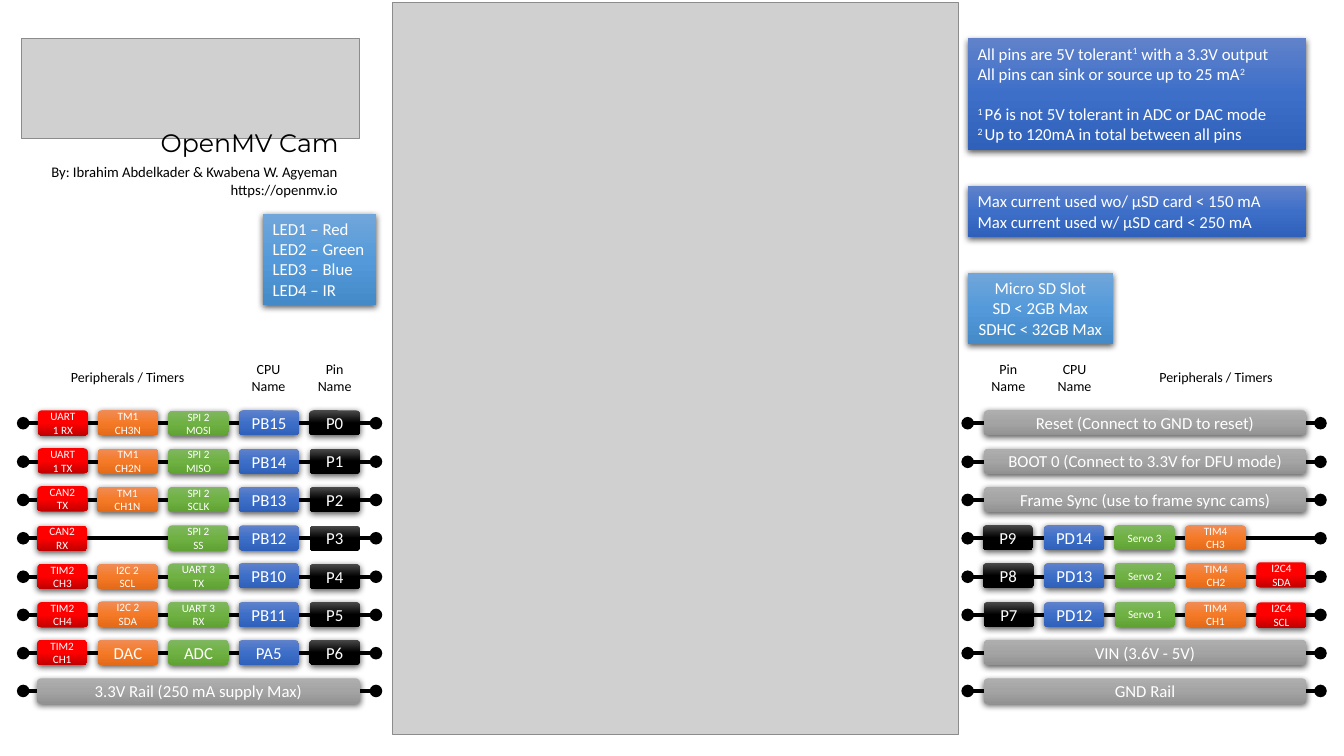
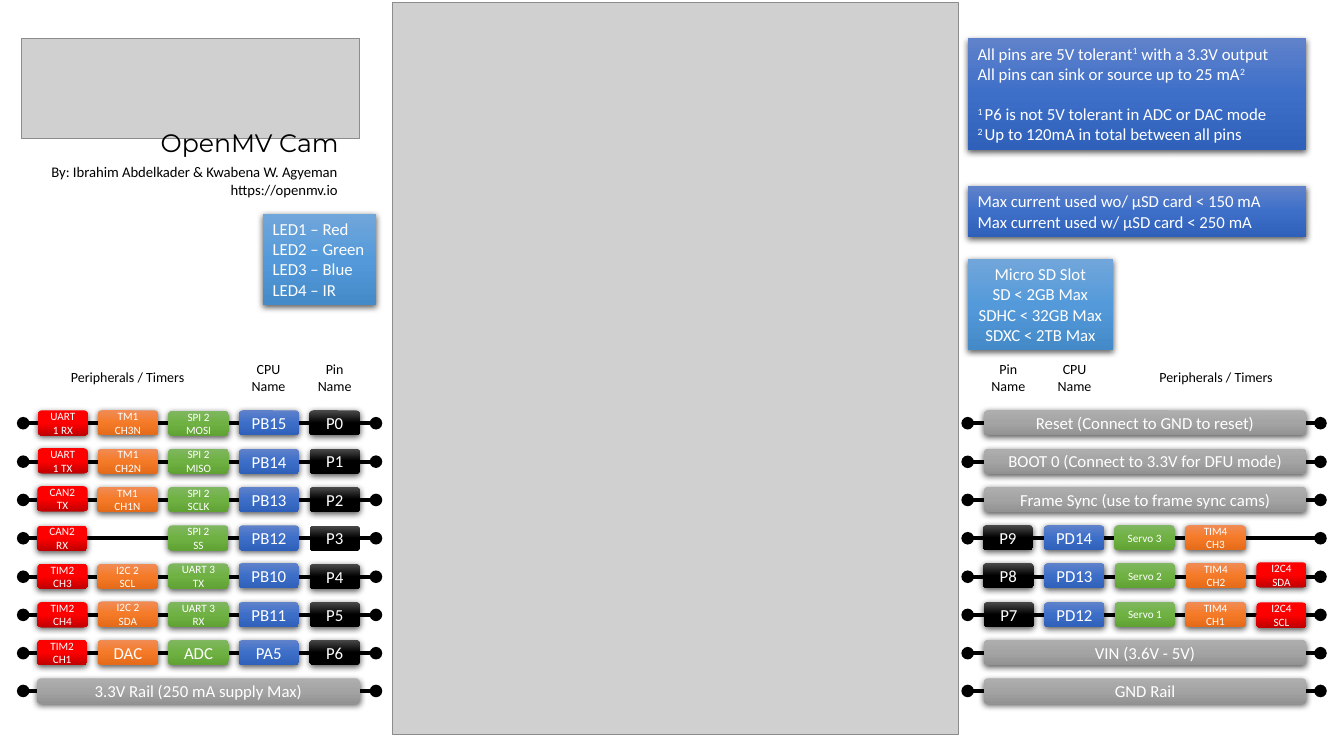
Before and after one commit to openmv/openmv-media, a slide deck: slide 1 of boards/openmv-cam/v3/cam-v3-pinout.pptx. Drawn at 1344x756 pixels with LibreOffice and Linux fonts; fonts in the diff are those of the drawing; grey boxes stand for pictures. Boxes give left, top, right and bottom in pixels: in the first picture for what was removed or moved away, otherwise in the second. Text is boxed around its words. In the diff, an @@ line names an element or a change of style, - is before the commit and + after.

Commit message:
Update SDXC

```diff
--- a/boards/openmv-cam/v3/cam-v3-pinout.pptx
+++ b/boards/openmv-cam/v3/cam-v3-pinout.pptx
@@ rectangle "Micro SD Slot": place and size @@
-rectangle "Micro SD Slot" at [968,273,1113,345]
+rectangle "Micro SD Slot" at [968,259,1113,351]
@@ text in rectangle at [985,330,1095,341]: paragraph added @@
+SDXC < 2TB Max
```
Also in this commit, not shown: 11 other files.
